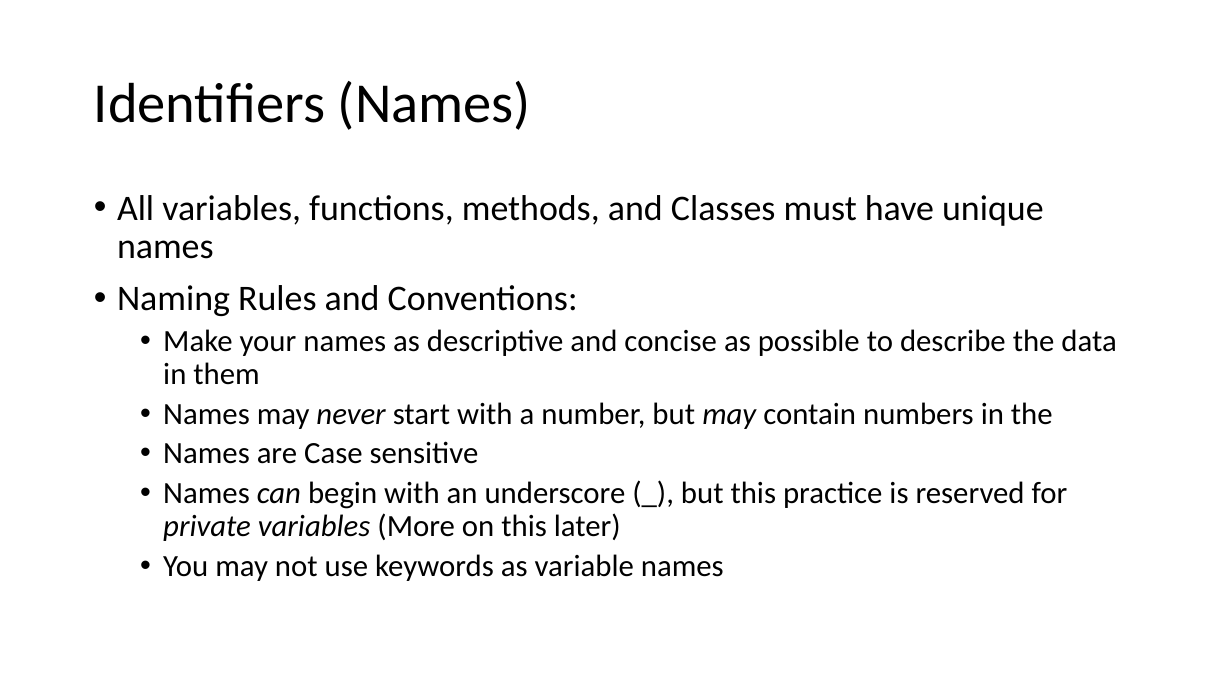
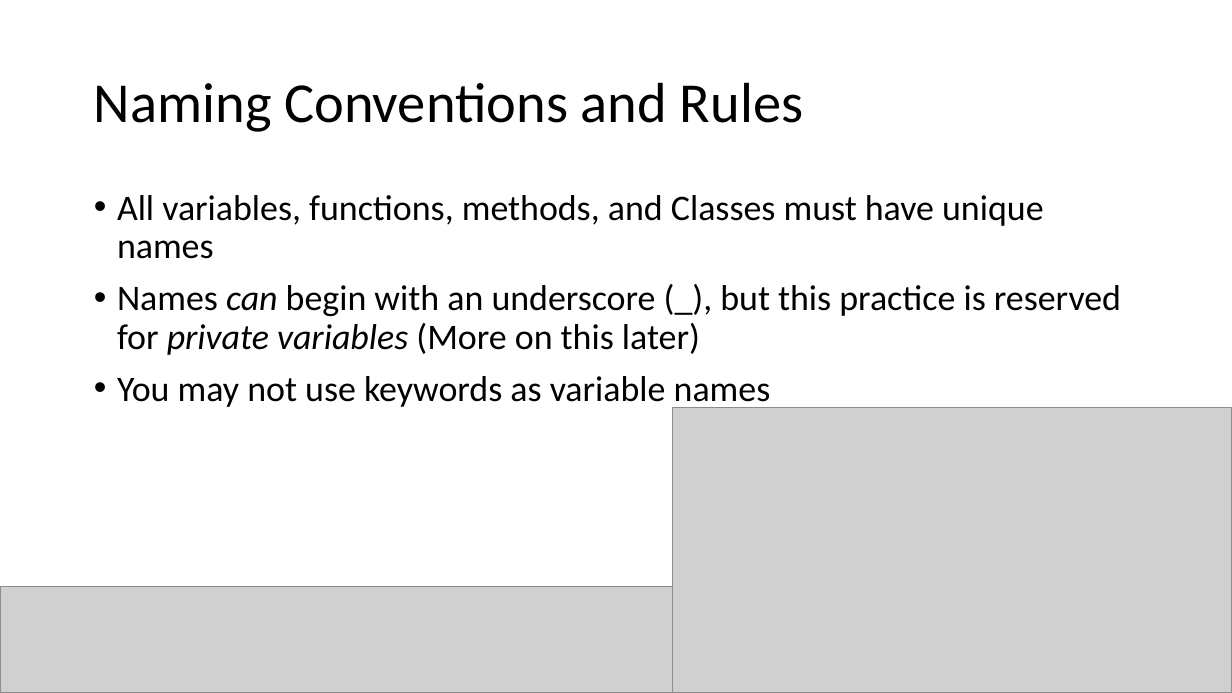
Before and after one commit to YWCANWIL-TechLab/module2-exercises-YaminahAlanis, a slide deck: slide 5 of slides/Module 2 - Variables, Operators, and Assignment.pptx (slide 4 before the commit). Drawn at 1232x693 pixels with LibreOffice and Linux fonts; fonts in the diff are those of the drawing; grey boxes stand for pictures. Boxes give left, top, right and bottom in pixels: in the first picture for what was removed or moved away, otherwise in the second. Text is boxed around its words. In the diff, an @@ line names an element or a change of style, - is before the commit and + after.

```diff
--- a/slides/Module 2 - Variables, Operators, and Assignment.pptx
+++ b/slides/Module 2 - Variables, Operators, and Assignment.pptx
@@ title at (94,82,803,132): text changed @@
-Identifiers (Names)
+Naming Conventions and Rules
@@ text at (117,285,1116,464): paragraphs removed @@
-• Naming Rules and Conventions:
-  • Make your names as descriptive and concise as possible to describe the data in them
-  • Names may never start with a number, but may contain numbers in the
-  • Names are Case sensitive
@@ text at (117,285,1121,410): size 24 to 28 pt in "Names can begin with an underscore (_), ...", "You may not use keywords as variable ..."; list level 2 to 1 in "Names can begin with an ..."; list level 2 to 1 in "You may not use keywords ..." @@
@@ picture added at (672,408,1232,693) @@
@@ picture added at (0,587,672,693) @@
```
Also in this commit, not shown: 17 other slides changed, 12 slides added, 2 other files.
